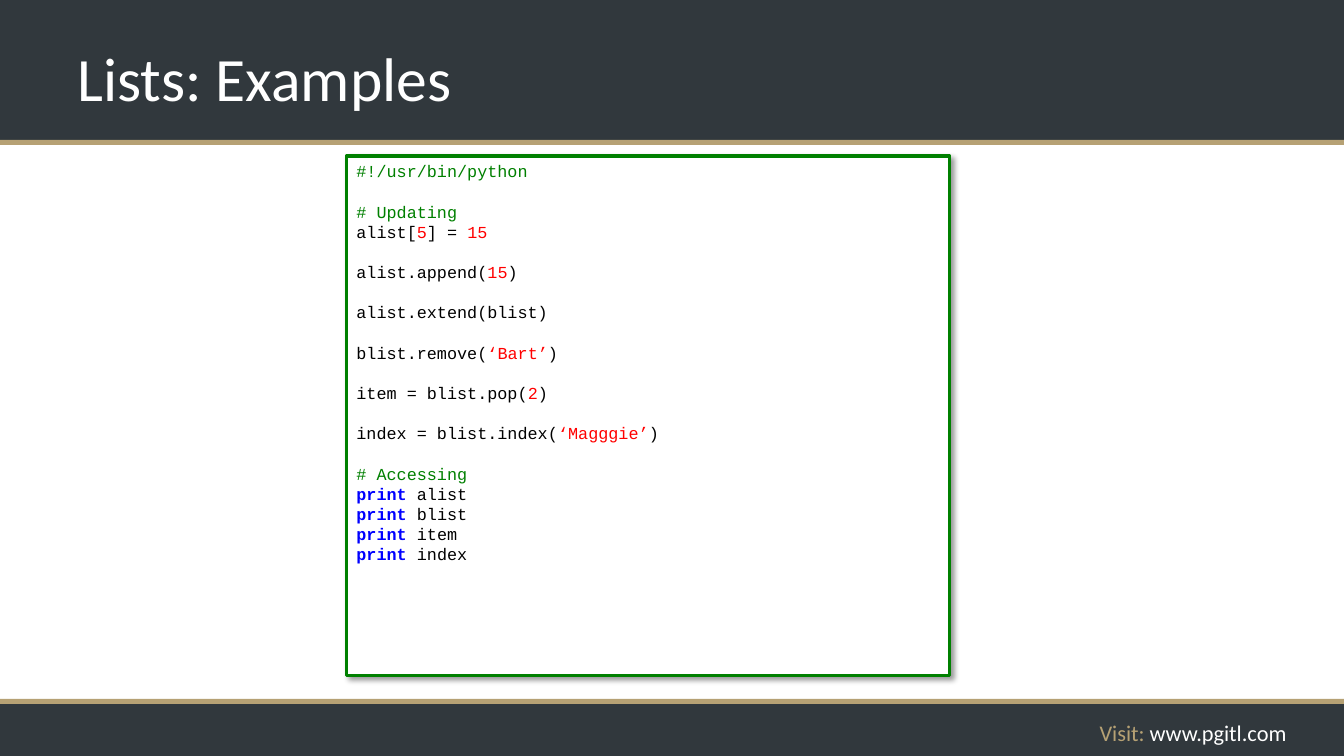
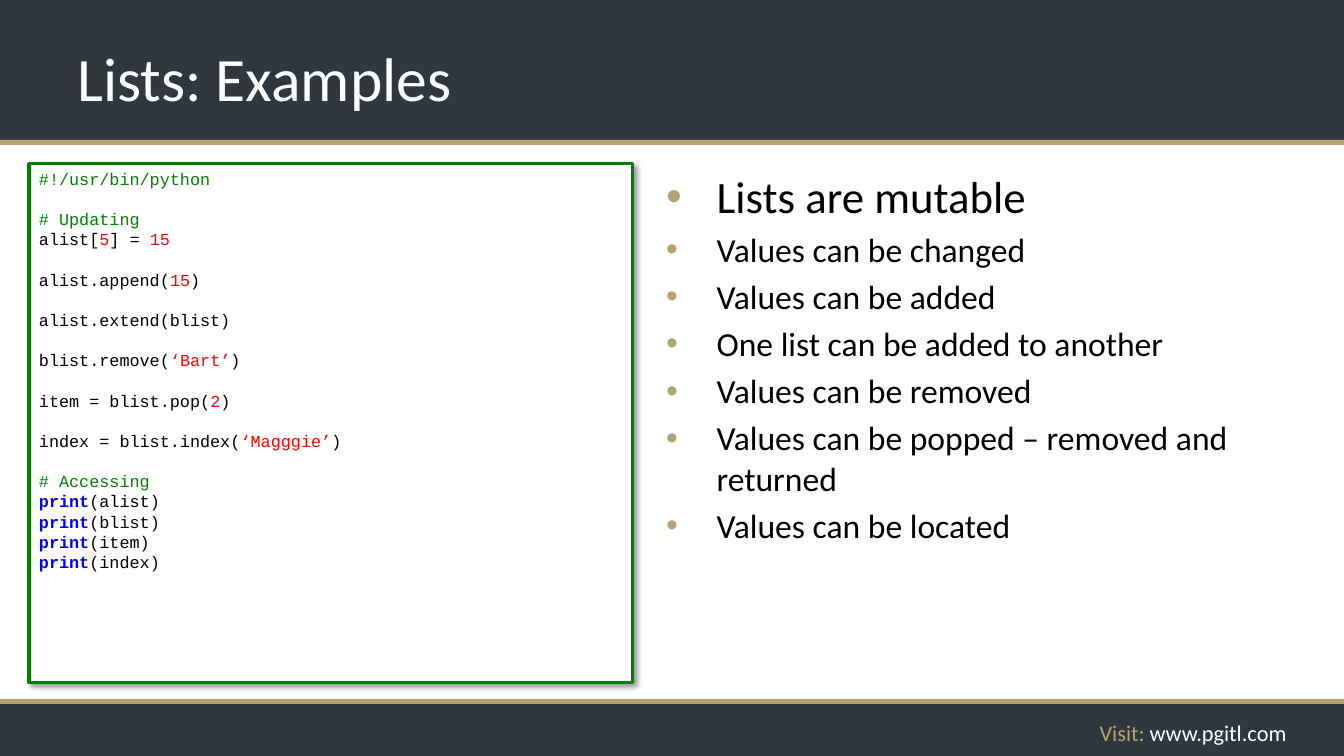
Before and after one commit to rikkouri/project-a, a slide deck: slide 80 of Programming Foundations.pptx. Drawn at 1344x756 pixels with LibreOffice and Linux fonts; fonts in the diff are those of the drawing; background and template pictures are left out. Boxes give left, top, right and bottom in pixels: in the first picture for what was removed or moved away, otherwise in the second. Text is boxed around its words. In the diff, an @@ line names an element or a change of style, - is before the commit and + after.

```diff
--- a/Programming Foundations.pptx
+++ b/Programming Foundations.pptx
@@ rectangle "#!/usr/bin/python": place and size @@
-rectangle "#!/usr/bin/python" at [347, 156, 950, 676]
+rectangle "#!/usr/bin/python" at [29, 163, 632, 683]
@@ text added at [717, 182, 1227, 539], 24 pt, text #000000 @@
+• Lists are mutable
+• Values can be changed
+• Values can be added
+• One list can be added to another
+• Values can be removed
+• Values can be popped – removed and returned
+• Values can be located
@@ text in rectangle at [39, 495, 160, 572]: text changed; text colour #0000FF to #000000; bold off @@
-print alist
-print blist
-print item
-print index
+print(alist)
+print(blist)
+print(item)
+print(index)
```
Also in this commit, not shown: 6 other slides changed, 2 slides added, 1 slide removed.
